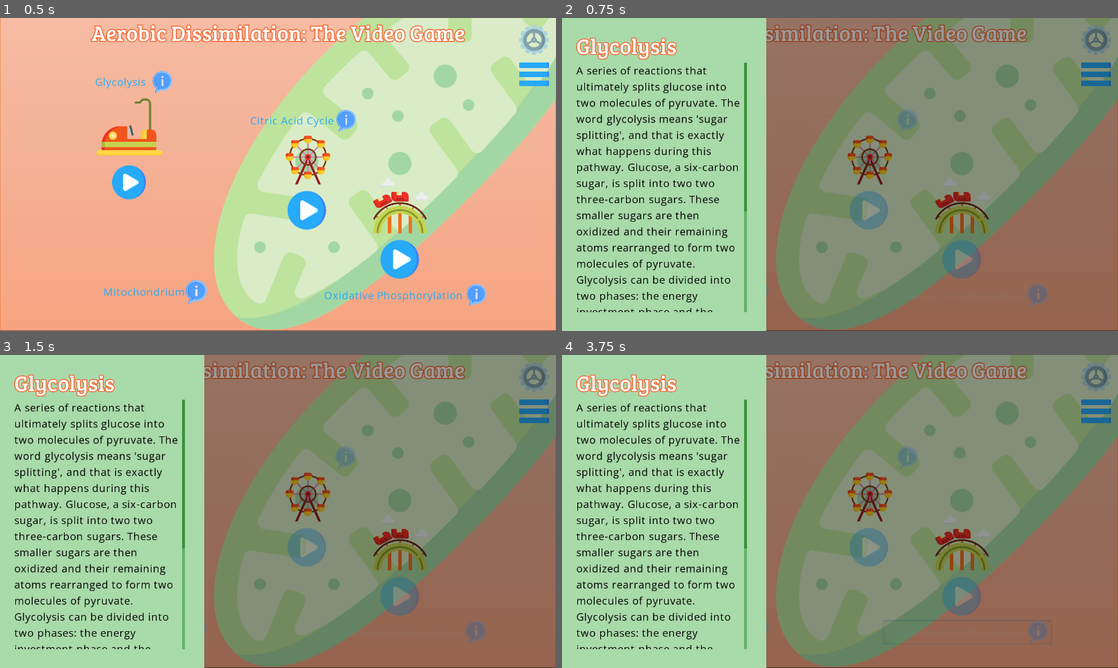
Above: before the commit, frames 1-4 (two rows, left to right).
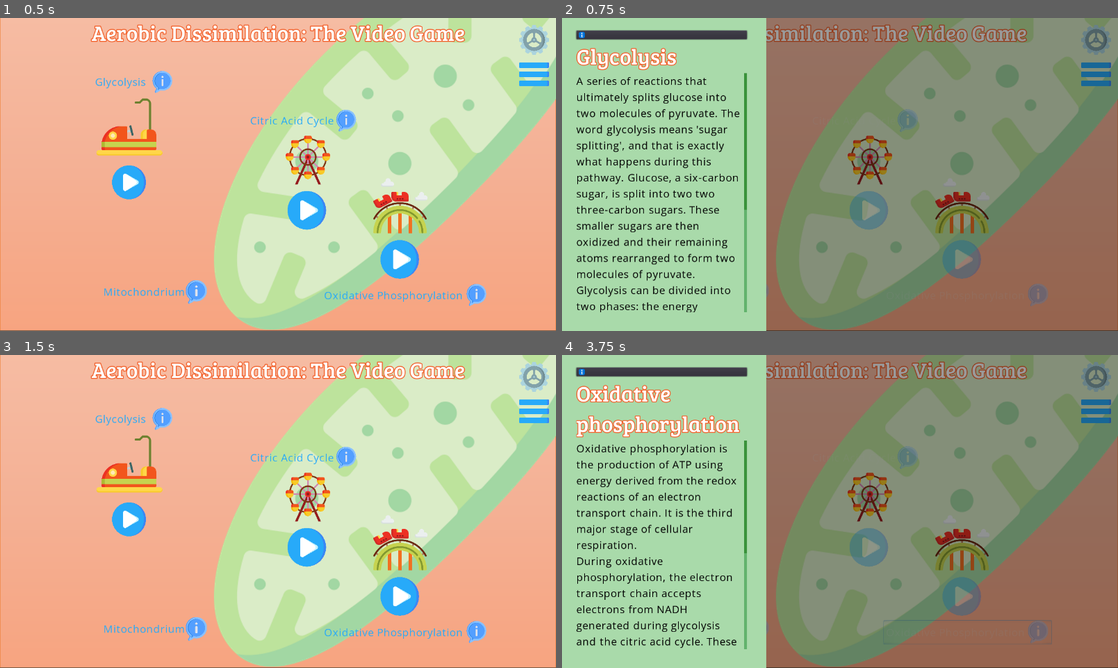
Above: after the commit, the same moments.

Repository: JJWRoeloffs/AerobicDissimilationGame
Game: Godot game, scene res://src/scenes/Main.tscn
The game is run twice, just before and just after one commit, with the same random seed, the same clock (stepped at 60 frames per second) and the same inputs. The project has no main scene, so this scene is started directly.
Inputs (mouse positions are in pixels of both pictures, inside the frame that each line leads up to):
- Up to frame 1 (0.5 s): no input
- Up to frame 2 (0.75 s): click "Glycolysis" at 0.5 s
- Up to frame 3 (1.5 s): click (100, 370) at 1.27 s
- Up to frame 4 (3.75 s): click (867, 458) at 2 s, where only the run after the commit has a clickable "Citric Acid Cycle"; click (662, 370) at 2.77 s; click (967, 633) at 3.5 s, where only the run after the commit has a clickable "Oxidative Phosphorylation"

Frame 1 is identical in both runs. In frame 2, 9.1% of the frame differs, in the area x 2-34%, y 3-94%; in frame 3, 100%, in the area x 0-100%, y 0-100%; in frame 4, 9.5%.

Commit message:
Add functionality of escape button to infomenu

Diff:
--- a/project.godot
+++ b/project.godot
@@ -10,6 +10,7 @@
 
 _global_script_classes=[  ]
 _global_script_class_icons={
+
 }
 
 [application]
@@ -30,12 +31,12 @@
 
 escape={
 "deadzone": 0.5,
-"events": [ Object(InputEventKey,"resource_local_to_scene":false,"resource_name":"","device":0,"alt":false,"shift":false,"control":false,"meta":false,"command":false,"pressed":false,"scancode":16777217,"physical_scancode":0,"unicode":0,"echo":false,"script":null)
+"events": [ Object(InputEventKey,"resource_local_to_scene":false,"resource_name":"","device":0,"alt":false,"shift":false,"control":false,"meta":false,"command":false,"pressed":false,"scancode":16777217,"unicode":0,"echo":false,"script":null)
  ]
 }
 open_info={
 "deadzone": 0.5,
-"events": [ Object(InputEventKey,"resource_local_to_scene":false,"resource_name":"","device":0,"alt":false,"shift":false,"control":false,"meta":false,"command":false,"pressed":false,"scancode":73,"physical_scancode":0,"unicode":0,"echo":false,"script":null)
+"events": [ Object(InputEventKey,"resource_local_to_scene":false,"resource_name":"","device":0,"alt":false,"shift":false,"control":false,"meta":false,"command":false,"pressed":false,"scancode":73,"unicode":0,"echo":false,"script":null)
  ]
 }
 
--- /dev/null
+++ b/src/buttons/EscapeButton.gd
@@ -0,0 +1,9 @@
+extends Button
+
+onready var scene_tree: = get_tree()
+
+#TODO make it close more than just the infomenu
+func _on_button_up() -> void:
+    if InfomenuGlobal.infomenu_state == true:
+        InfomenuGlobal.infomenu_state = false
+        scene_tree.set_input_as_handled()
--- /dev/null
+++ b/src/buttons/EscapeButton.tscn
@@ -0,0 +1,16 @@
+[gd_scene load_steps=3 format=2]
+
+[ext_resource path="res://assets/images/info.png" type="Texture" id=1]
+[ext_resource path="res://src/buttons/EscapeButton.gd" type="Script" id=2]
+
+[node name="EscapeButton" type="Button"]
+anchor_right = 0.448
+margin_right = -520.44
+margin_bottom = 47.0
+icon = ExtResource( 1 )
+expand_icon = true
+script = ExtResource( 2 )
+__meta__ = {
+"_edit_use_anchors_": false
+}
+[connection signal="button_up" from="." to="." method="_on_button_up"]
--- a/src/scenes/infomenus/InfoMenuControl.tscn
+++ b/src/scenes/infomenus/InfoMenuControl.tscn
@@ -1,8 +1,9 @@
-[gd_scene load_steps=4 format=2]
+[gd_scene load_steps=5 format=2]
 
 [ext_resource path="res://assets/fonts/aerobic_dissimilation_theme.tres" type="Theme" id=1]
 [ext_resource path="res://assets/fonts/info_text_theme.tres" type="Theme" id=2]
 [ext_resource path="res://src/scenes/infomenus/InfoMenuControl.gd" type="Script" id=3]
+[ext_resource path="res://src/buttons/EscapeButton.tscn" type="PackedScene" id=4]
 
 [node name="InfoMenuControl" type="Control"]
 anchor_bottom = 1.0
@@ -31,9 +32,16 @@
 "_edit_use_anchors_": false
 }
 
+[node name="EscapeButton" parent="InfoRect/VBoxContainer" instance=ExtResource( 4 )]
+anchor_right = 0.0
+margin_right = 524.0
+margin_bottom = 20.0
+align = 0
+
 [node name="InfoTitle" type="RichTextLabel" parent="InfoRect/VBoxContainer"]
-margin_right = 393.0
-margin_bottom = 70.0
+margin_top = 24.0
+margin_right = 524.0
+margin_bottom = 94.0
 focus_mode = 2
 size_flags_horizontal = 3
 theme = ExtResource( 1 )
@@ -43,8 +51,8 @@
 override_selected_font_color = true
 
 [node name="InfoText" type="RichTextLabel" parent="InfoRect/VBoxContainer"]
-margin_top = 74.0
-margin_right = 393.0
+margin_top = 98.0
+margin_right = 524.0
 margin_bottom = 648.0
 size_flags_horizontal = 3
 size_flags_vertical = 3
